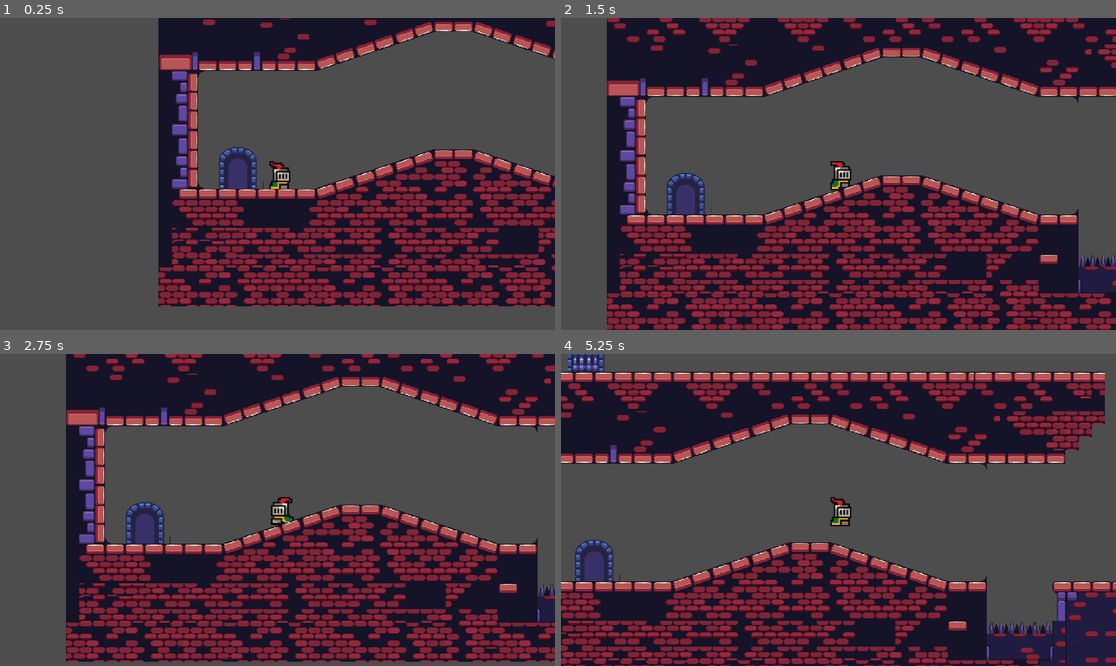
Above: before the commit, frames 1-4 (two rows, left to right).
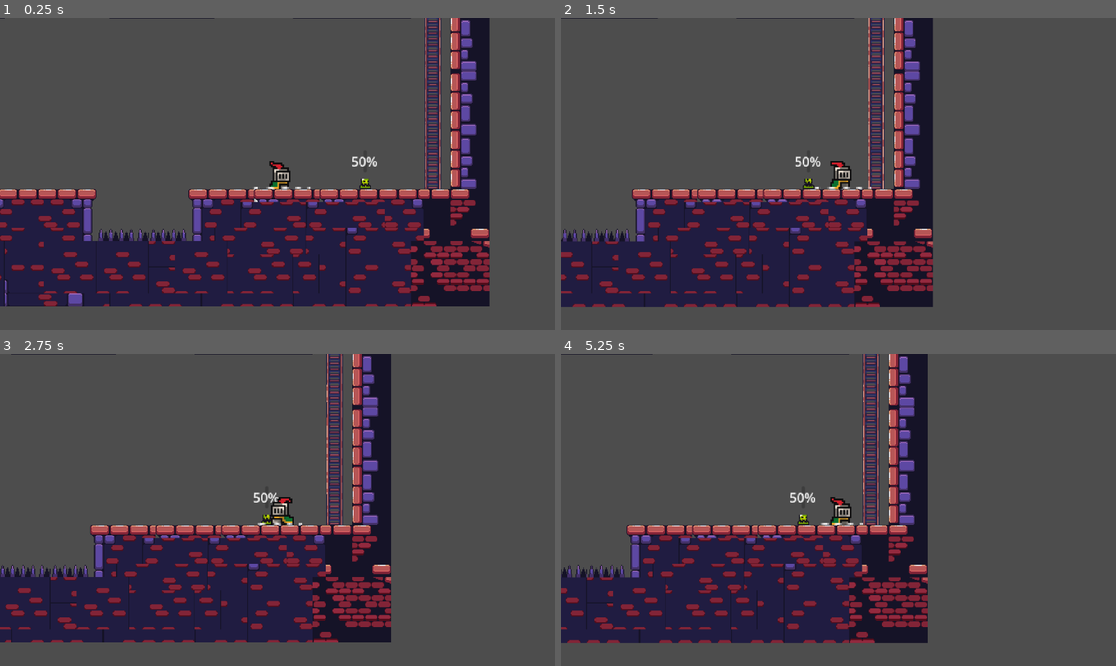
Above: after the commit, the same moments.

Repository: Clau791/Pirate-Game
Game: Godot game, scene res://scenes/medieval_level.tscn
The game is run twice, just before and just after one commit, with the same random seed, the same clock (stepped at 60 frames per second) and the same inputs. This scene is started directly instead of the project's main scene.
Inputs:
- Up to frame 1 (0.25 s): no input
- Up to frame 2 (1.5 s): tap Enter (ui_accept) at 0.5, 0.77 s; hold F (ui_attack, bound only after the commit) 0.53-1.28 s; hold Right (ui_right) from 0.53 s (still down); tap F (ui_attack, bound only after the commit) at 1.35 s
- Up to frame 3 (2.75 s): tap Enter (ui_accept) at 1.52 s; release Right (ui_right) at 2.03 s; hold Left (ui_left) from 2.03 s (still down); hold F (ui_attack, bound only after the commit) from 2.03 s (still down)
- Up to frame 4 (5.25 s): release Left (ui_left) at 2.78 s; release F (ui_attack, bound only after the commit) at 2.78 s; hold Right (ui_right) 2.78-4.28 s; tap F (ui_attack, bound only after the commit) at 2.85, 4.35 s; tap Enter (ui_accept) at 3.02, 3.77, 4.52 s; hold F (ui_attack, bound only after the commit) 3.53-4.28 s; hold Left (ui_left) 4.28-5.03 s; hold Right (ui_right) from 5.03 s (still down); hold F (ui_attack, bound only after the commit) from 5.03 s (still down)

The runs differ from the first frame. In frame 1, 51% of the frame differs, in the area x 0-100%, y 0-93%; in frame 2, 64%, in the area x 0-100%, y 0-100%; in frame 3, 61%; in frame 4, 61%.

Commit message:
Commit #5 : New Enemy , health, damage mechanics

Diff:
--- /dev/null
+++ b/character_body_2d.gd
@@ -0,0 +1,55 @@
+extends CharacterBody2D
+
+const SPEED = 150.0
+const JUMP_VELOCITY = -400.0
+const CLIMB_SPEED = 150
+
+var health = 50
+var damage = 10
+
+@onready var timer = $DamageTimer
+
+var player_in_range = null # playerul este în range
+
+var damage_interval = 0.1  # Intervalul de timp între aplicarea daunelor (în secunde)
+var last_damage_time = 0.0  # Momentul în care s-a aplicat ultima dată daune
+
+func _ready() -> void:
+	$EnemyHealthBar.value = health
+
+func _process(delta):
+
+	#if not is_on_floor():
+		#velocity += get_gravity() * delta
+		#
+	if player_in_range :
+		last_damage_time += delta # pentru a primi damage in mod controlat la 1sec
+		if last_damage_time >= damage_interval:
+			_on_damage_timer_timeout()
+			last_damage_time = 0.0
+	#move_and_slide()
+
+func take_damage(amount):
+	health -= amount
+	$EnemyHealthBar.value = health
+	if health <= 0:
+		die()
+
+func die():
+	print("Inamicul a murit!")
+	queue_free()
+
+func _on_body_entered(body):
+	if body.name == "player":
+		player_in_range = body
+		print("Player detectat!")
+
+func _on_body_exited(body):
+	if body.name == "player":
+		player_in_range = null
+		print("Player ieșit din zonă!")
+
+# Damage în buclă cât timp jucătorul e în zonă
+func _on_damage_timer_timeout():
+	if player_in_range:
+		player_in_range.take_damage(damage)
--- a/project.godot
+++ b/project.godot
@@ -19,6 +19,18 @@
 
 window/size/mode=1
 
+[global_group]
+
+Enemies=""
+
+[input]
+
+ui_attack={
+"deadzone": 0.2,
+"events": [Object(InputEventKey,"resource_local_to_scene":false,"resource_name":"","device":0,"window_id":0,"alt_pressed":false,"shift_pressed":false,"ctrl_pressed":false,"meta_pressed":false,"pressed":false,"keycode":0,"physical_keycode":70,"key_label":0,"unicode":0,"location":0,"echo":false,"script":null)
+]
+}
+
 [rendering]
 
 textures/canvas_textures/default_texture_filter=0
--- /dev/null
+++ b/scenes/Enemy.tscn
@@ -0,0 +1,85 @@
+[gd_scene load_steps=10 format=3 uid="uid://1pbsc0n22mos"]
+
+[ext_resource type="Script" uid="uid://bc57thurrsj8r" path="res://character_body_2d.gd" id="1_s7bn3"]
+[ext_resource type="Texture2D" uid="uid://ccps513r6g35l" path="res://sprites/slime_green.png" id="2_2hac7"]
+
+[sub_resource type="RectangleShape2D" id="RectangleShape2D_e6d4v"]
+size = Vector2(10, 11)
+
+[sub_resource type="AtlasTexture" id="AtlasTexture_qp131"]
+atlas = ExtResource("2_2hac7")
+region = Rect2(0, 36, 24, 18)
+
+[sub_resource type="AtlasTexture" id="AtlasTexture_6do27"]
+atlas = ExtResource("2_2hac7")
+region = Rect2(24, 36, 24, 18)
+
+[sub_resource type="AtlasTexture" id="AtlasTexture_rvmyp"]
+atlas = ExtResource("2_2hac7")
+region = Rect2(48, 36, 24, 18)
+
+[sub_resource type="AtlasTexture" id="AtlasTexture_2nxwx"]
+atlas = ExtResource("2_2hac7")
+region = Rect2(72, 36, 24, 18)
+
+[sub_resource type="SpriteFrames" id="SpriteFrames_52xpa"]
+animations = [{
+"frames": [{
+"duration": 1.0,
+"texture": SubResource("AtlasTexture_qp131")
+}, {
+"duration": 1.0,
+"texture": SubResource("AtlasTexture_6do27")
+}, {
+"duration": 1.0,
+"texture": SubResource("AtlasTexture_rvmyp")
+}, {
+"duration": 1.0,
+"texture": SubResource("AtlasTexture_2nxwx")
+}],
+"loop": true,
+"name": &"default",
+"speed": 10.0
+}]
+
+[sub_resource type="RectangleShape2D" id="RectangleShape2D_55jtl"]
+size = Vector2(14, 11.5)
+
+[node name="Enemy" type="CharacterBody2D"]
+collision_layer = 2
+script = ExtResource("1_s7bn3")
+
+[node name="CollisionShape2D" type="CollisionShape2D" parent="."]
+position = Vector2(0, -3.5)
+shape = SubResource("RectangleShape2D_e6d4v")
+
+[node name="AnimatedSprite2D" type="AnimatedSprite2D" parent="."]
+sprite_frames = SubResource("SpriteFrames_52xpa")
+autoplay = "default"
+frame = 3
+frame_progress = 0.404188
+
+[node name="EnemyHealthBar" type="ProgressBar" parent="."]
+offset_left = -2.0
+offset_top = -44.0
+offset_right = 2.0
+offset_bottom = -17.0
+
+[node name="Area2D" type="Area2D" parent="."]
+
+[node name="CollisionShape2D" type="CollisionShape2D" parent="Area2D"]
+position = Vector2(0, -3.25)
+shape = SubResource("RectangleShape2D_55jtl")
+
+[node name="DamageTimer" type="Timer" parent="."]
+wait_time = 0.2
+one_shot = true
+
+[connection signal="area_entered" from="Area2D" to="." method="_on_Area2D_body_entered"]
+[connection signal="area_exited" from="Area2D" to="." method="_on_Area2D_body_exited"]
+[connection signal="area_shape_entered" from="Area2D" to="." method="_on_area_2d_area_shape_entered"]
+[connection signal="area_shape_exited" from="Area2D" to="." method="_on_body_exited"]
+[connection signal="body_entered" from="Area2D" to="." method="_on_body_entered"]
+[connection signal="body_exited" from="Area2D" to="." method="_on_body_exited"]
+[connection signal="ready" from="DamageTimer" to="." method="_ready"]
+[connection signal="timeout" from="DamageTimer" to="." method="_on_damage_timer_timeout"]
--- /dev/null
+++ b/scenes/cooldown.gd
@@ -0,0 +1,15 @@
+extends Timer
+
+
+# Called when the node enters the scene tree for the first time.
+func _ready() -> void:
+	pass # Replace with function body.
+
+
+# Called every frame. 'delta' is the elapsed time since the previous frame.
+func _process(delta: float) -> void:
+	pass
+
+
+func _cooldown_set_attack() -> void:
+	pass # Replace with function body.
--- a/scenes/medieval_level.tscn
+++ b/scenes/medieval_level.tscn
@@ -1,6 +1,7 @@
-[gd_scene load_steps=10 format=4 uid="uid://crewmc6wv21u3"]
+[gd_scene load_steps=11 format=4 uid="uid://crewmc6wv21u3"]
 
-[ext_resource type="PackedScene" uid="uid://bngg3bp1ogsqt" path="res://scara_x_3.tscn" id="1_ombrs"]
+[ext_resource type="PackedScene" uid="uid://1pbsc0n22mos" path="res://scenes/Enemy.tscn" id="1_ifsd8"]
+[ext_resource type="PackedScene" uid="uid://bngg3bp1ogsqt" path="res://scenes/scara_x_3.tscn" id="1_ombrs"]
 [ext_resource type="PackedScene" uid="uid://dwdogdedcqe0a" path="res://scenes/kill_zone.tscn" id="1_ti8r7"]
 [ext_resource type="Texture2D" uid="uid://dleobxnnp2com" path="res://sprites/Medieval_props_free.png" id="1_y824y"]
 [ext_resource type="Texture2D" uid="uid://codojrqnxp7bj" path="res://sprites/Medieval_tiles_free2.png" id="2_hi78g"]
@@ -2573,12 +2574,15 @@
 
 [node name="Node2D" type="Node2D"]
 
+[node name="Enemy" parent="." groups=["Enemies", "Enemy"] instance=ExtResource("1_ifsd8")]
+position = Vector2(1531, 55)
+
 [node name="Ladder" parent="." instance=ExtResource("1_ombrs")]
 position = Vector2(1616, 51)
 collision_mask = 2
 
 [node name="player" parent="." instance=ExtResource("2_ombrs")]
-position = Vector2(70, 23)
+position = Vector2(1426, 38)
 scale = Vector2(2, 2)
 collision_layer = 3
 collision_mask = 3
--- a/scenes/player.tscn
+++ b/scenes/player.tscn
@@ -1,8 +1,9 @@
-[gd_scene load_steps=42 format=3 uid="uid://bw12ss2iy2k5a"]
+[gd_scene load_steps=43 format=3 uid="uid://bw12ss2iy2k5a"]
 
 [ext_resource type="Texture2D" uid="uid://dbmouqj3tqn43" path="res://sprites/knight.png" id="1_4flbx"]
 [ext_resource type="Script" uid="uid://bbqf8b1b7cuw7" path="res://scrips/player.gd" id="1_6qdiq"]
 [ext_resource type="Texture2D" uid="uid://cbf7y2kl65k4" path="res://sprites/knight_mirrored.png" id="2_qhqgy"]
+[ext_resource type="Script" uid="uid://bugqbebgxshr6" path="res://scenes/cooldown.gd" id="4_dqkch"]
 
 [sub_resource type="AtlasTexture" id="AtlasTexture_fulsm"]
 atlas = ExtResource("2_qhqgy")
@@ -296,3 +297,23 @@
 position = Vector2(0, 4)
 shape = SubResource("CircleShape2D_1jxqw")
 one_way_collision_margin = 0.0
+
+[node name="HealthBar" type="ProgressBar" parent="."]
+offset_right = 4.0
+offset_bottom = 27.0
+
+[node name="Attack_Hitbox" type="RayCast2D" parent="."]
+position = Vector2(2, 5)
+scale = Vector2(2, 2)
+target_position = Vector2(17.5, 0)
+collision_mask = 2
+collide_with_areas = true
+
+[node name="Attack_Cooldown" type="Timer" parent="."]
+wait_time = 0.3
+one_shot = true
+script = ExtResource("4_dqkch")
+
+[connection signal="ready" from="." to="." method="_on_ready"]
+[connection signal="timeout" from="Attack_Cooldown" to="." method="_on_cooldown_timeout"]
+[connection signal="timeout" from="Attack_Cooldown" to="Attack_Cooldown" method="_cooldown_set_attack"]
--- a/scrips/player.gd
+++ b/scrips/player.gd
@@ -5,9 +5,38 @@
 const JUMP_VELOCITY = -400.0
 const CLIMB_SPEED = 150
 
+@onready var Attack_Hitbox = $Attack_Hitbox
+@onready var Attack_Cooldown = $Attack_Cooldown
 @onready var sprite = $sprite
 
 var on_ladder = false
+
+var max_health = 100
+var health = max_health
+var damage = 20  # Cât damage dă jucătorul
+var can_attack = true
+
+# functii pentru health/ take damage
+func _on_ready() -> void: # incepe cu maxim health
+	$HealthBar.value = health
+
+func take_damage(amount):
+	health -= amount
+	$HealthBar.value = health
+	if health <= 0:
+		die()
+
+func die():
+	print("Ai murit!")
+	get_tree().reload_current_scene()
+
+
+func attack_enemy(enemy):
+	if enemy.has_method("take_damage"):
+		enemy.take_damage(damage)
+
+#
+
 
 #urcare verticala scara
 func _on_ladder_body_entered(body: Node2D) -> void:
@@ -18,7 +47,6 @@
 	on_ladder = false
 
 func _physics_process(delta: float) -> void:
-	# Add the gravity.
 
 	if not is_on_floor():
 		velocity += get_gravity() * delta
@@ -52,4 +80,22 @@
 		velocity.x = move_toward(velocity.x, 0, SPEED)
 		sprite.play("idle")
 
+
+	if Input.is_action_pressed("ui_attack") and can_attack:
+		#play here animation
+		can_attack = false
+		$Attack_Cooldown.start()
+		if Attack_Hitbox.is_colliding():
+			print("colliding")
+			var enemy = Attack_Hitbox.get_collider()
+			print(enemy)
+			#for i in Attack_Hitbox.get_collider(): # pentru un attack de tip multiple
+			if enemy and ( enemy.is_in_group("Enemies") or enemy.is_in_group("Enemy") ):
+				print("Atac")
+				enemy.take_damage(damage)
+
 	move_and_slide()
+
+# pentru a pune un cooldown pe attack
+func _on_cooldown_timeout() -> void:
+	can_attack = true
Not shown, added: character_body_2d.gd.uid
Not shown, added: scenes/cooldown.gd.uid
Renamed: scara_x_3.tscn -> scenes/scara_x_3.tscn
